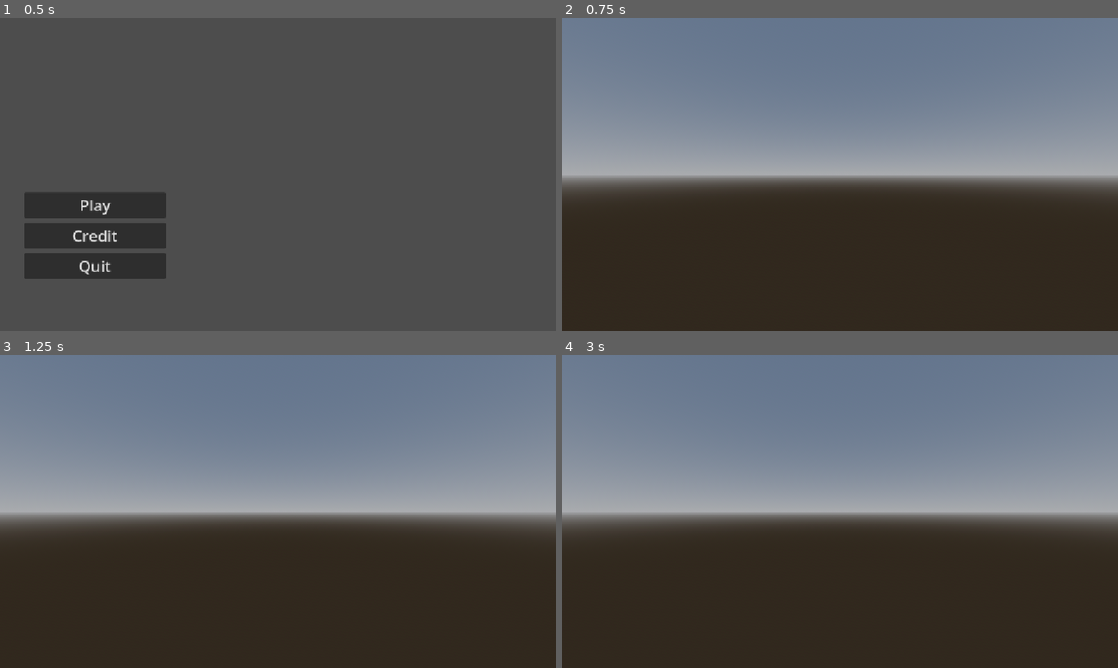
Above: before the commit, frames 1-4 (two rows, left to right).
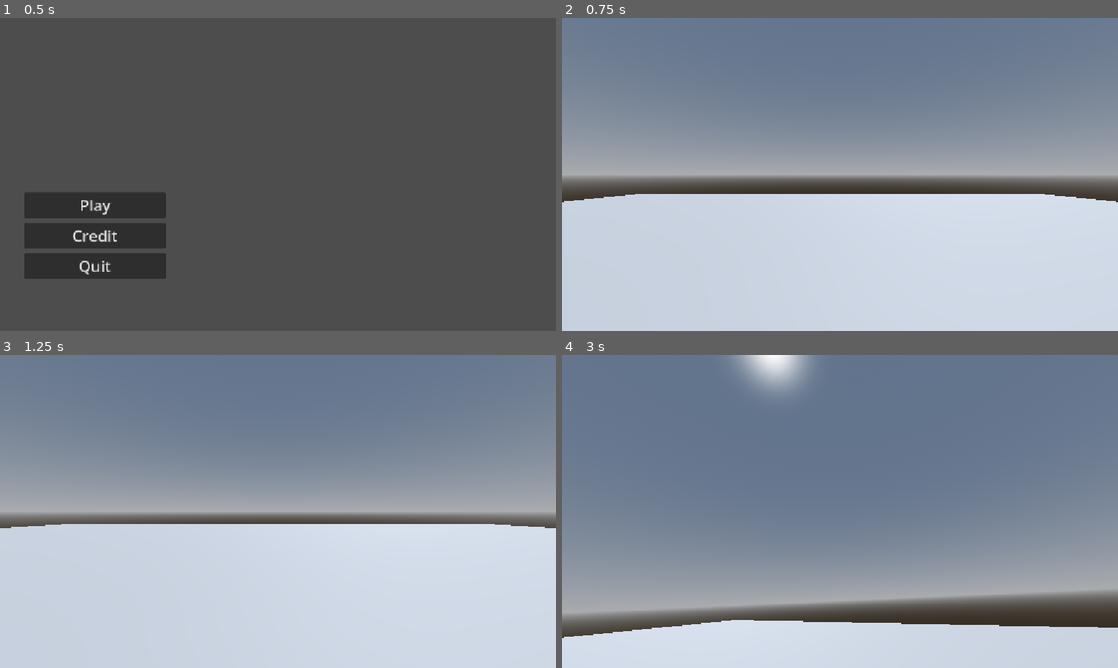
Above: after the commit, the same moments.

Repository: DwarfZtX/Low-Effort-Game-Jam
Game: Godot game, scene res://Menus/menu_princ/menu_princ.tscn
Two runs of this game, one before a commit and one after it. Both use one fixed random seed, a clock stepped at 60 frames per second and the inputs below.
Inputs (mouse positions are in pixels of both pictures, inside the frame that each line leads up to):
- Up to frame 1 (0.5 s): no input
- Up to frame 2 (0.75 s): click "Play" at 0.5 s
- Up to frame 3 (1.25 s): no input
- Up to frame 4 (3 s): tap Enter (ui_accept) at 1.25, 1.35 s; move the mouse to (962, 495) at 1.27 s; hold Right (ui_right) 1.28-2.03 s; hold Shift (sprint, bound only after the commit) 1.28-2.03 s; tap Space (saut, bound only after the commit) at 1.52, 1.82, 2.27, 2.3, 2.57, 2.85 s; move the mouse to (728, 527) at 2.02 s; hold Down (ui_down) 2.03-2.78 s; tap Shift (sprint, bound only after the commit) at 2.1 s; move the mouse to (895, 442) at 2.77 s; hold Right (ui_right) from 2.78 s (still down)

Frame 1 is identical in both runs. In frame 2, 43% of the frame differs, in the area x 0-100%, y 56-100%; in frame 3, 46%; in frame 4, 65%, in the area x 0-100%, y 0-100%.

Commit message:
ajout du déplacement du jeu
Signed-off-by: Hugo <Hugo.Joubat.Etu@univ-lemans.fr>

Diff:
--- a/Godot/low-effort-game-jam/Menus/menu_princ/menu_princ.gd
+++ b/Godot/low-effort-game-jam/Menus/menu_princ/menu_princ.gd
@@ -3,12 +3,9 @@
 
 # Called when the node enters the scene tree for the first time.
 func _ready() -> void:
-	pass # Replace with function body.
+	Input.mouse_mode = Input.MOUSE_MODE_CONFINED
 
 
-# Called every frame. 'delta' is the elapsed time since the previous frame.
-func _process(delta: float) -> void:
-	pass
 
 
 
--- /dev/null
+++ b/Godot/low-effort-game-jam/Player/head.gd
@@ -0,0 +1,42 @@
+extends Node3D
+
+@onready var headAnchor = $headAnchor
+@onready var camera_node = $headAnchor/Camera3D
+
+
+# Bobbing
+var head_bob_amount = 0.5
+
+var headAnchorDefaultPos = Vector3(0.0,0.0,0.0)
+var headAnchorDefaultRot = Vector3(0.0,0.0,0.0)
+
+# Tilting
+var cam_rotation_amount = 0.05
+
+var headAnchorRotationTilt = Vector3.ZERO
+var headAnchorPositionBob = Vector3.ZERO
+
+
+func _physics_process(delta: float) -> void:
+	headAnchor.position = headAnchorPositionBob
+	headAnchor.rotation = headAnchorRotationTilt
+
+
+
+
+
+func cam_tilt(input_x,delta):
+	if self:
+		headAnchorRotationTilt.z = lerp(headAnchorRotationTilt.z , -input_x * cam_rotation_amount , 10* delta)
+
+
+func head_bob(vel:float,delta):
+	if headAnchor:
+		if vel >0.5 and get_parent().is_on_floor():
+			var bob_amount = 0.02 * vel
+			var bob_freq = 0.01
+			headAnchorPositionBob.y = lerp(headAnchorPositionBob.y, headAnchorDefaultPos.y + sin(Time.get_ticks_msec() * bob_freq) * bob_amount , 10*delta)
+			headAnchorPositionBob.x = lerp(headAnchorPositionBob.x, headAnchorDefaultPos.x + sin(Time.get_ticks_msec() * bob_freq *0.5 ) * bob_amount , 10*delta)
+		else :
+			headAnchorPositionBob.y = lerp(headAnchorPositionBob.y, headAnchorDefaultPos.y,10*delta)
+			headAnchorPositionBob.x = lerp(headAnchorPositionBob.x, headAnchorDefaultPos.x,10*delta)
--- a/Godot/low-effort-game-jam/Player/iu.tscn
+++ b/Godot/low-effort-game-jam/Player/iu.tscn
@@ -7,3 +7,4 @@
 anchor_bottom = 1.0
 grow_horizontal = 2
 grow_vertical = 2
+mouse_filter = 2
--- a/Godot/low-effort-game-jam/Player/player.gd
+++ b/Godot/low-effort-game-jam/Player/player.gd
@@ -1,28 +1,72 @@
 extends CharacterBody3D
 
 
-const SPEED = 5.0
-const JUMP_VELOCITY = 4.5
+const SPEED = 4.0
+const SPRINT = 9.0
+const JUMP_VELOCITY = 6.5
+const SENSI = 0.002
+const SENSI_SCOPE_DIVIDER = 5
+
+@onready var head = $head
+
+var speed
+var gravity = 10
+var mouse_input = Vector2.ZERO
+var instance
+
+# variable de gestion de la vie
+@export var life = 200
+@export var max_life = 200
+
+
+func _ready():
+	Input.mouse_mode = Input.MOUSE_MODE_CAPTURED
+
+
+func _unhandled_input(event):
+	#rotation joueur et camera
+	if event is InputEventMouseMotion :
+		var sensi = SENSI
+		#if head.is_scoping:
+		#	sensi = SENSI / SENSI_SCOPE_DIVIDER
+		rotate_y(-event.relative.x * sensi)
+		head.rotate_x(-event.relative.y * sensi)
+		head.rotation.x = clamp(head.rotation.x ,-PI/2 ,PI/2)
+		mouse_input = event.relative
+
+
 
 
 func _physics_process(delta: float) -> void:
-	# Add the gravity.
 	if not is_on_floor():
-		velocity += get_gravity() * delta
+		velocity.y -= gravity * delta
 
-	# Handle jump.
-	if Input.is_action_just_pressed("ui_accept") and is_on_floor():
+
+	if Input.is_action_pressed("sprint"):
+		speed = SPRINT
+	else :
+		speed = SPEED
+
+
+	if Input.is_action_just_pressed("saut") and is_on_floor():
 		velocity.y = JUMP_VELOCITY
 
-	# Get the input direction and handle the movement/deceleration.
-	# As good practice, you should replace UI actions with custom gameplay actions.
-	var input_dir := Input.get_vector("ui_left", "ui_right", "ui_up", "ui_down")
-	var direction := (transform.basis * Vector3(input_dir.x, 0, input_dir.y)).normalized()
-	if direction:
-		velocity.x = direction.x * SPEED
-		velocity.z = direction.z * SPEED
-	else:
-		velocity.x = move_toward(velocity.x, 0, SPEED)
-		velocity.z = move_toward(velocity.z, 0, SPEED)
+
+	var input_dir = Input.get_vector("gauche", "droite", "haut", "bas")
+	var direction = (transform.basis * Vector3(input_dir.x, 0, input_dir.y)).normalized()
+	if is_on_floor():
+		if direction:
+			velocity.x = direction.x * speed
+			velocity.z = direction.z * speed
+		else :
+			velocity.x /= 1.2
+			velocity.z /= 1.2
+	else :
+		if direction :
+			velocity.x = lerp(velocity.x,direction.x * speed,delta * 2.0)
+			velocity.z = lerp(velocity.z,direction.z * speed,delta * 2.0)
 
 	move_and_slide()
+
+	head.head_bob(velocity.length(),delta)
+	head.cam_tilt(input_dir.x,delta)
--- a/Godot/low-effort-game-jam/Player/player.tscn
+++ b/Godot/low-effort-game-jam/Player/player.tscn
@@ -1,6 +1,7 @@
 [gd_scene format=3 uid="uid://d1ue50yc44lyw"]
 
 [ext_resource type="Script" uid="uid://dnsx33srqia4i" path="res://Player/player.gd" id="1_l8h54"]
+[ext_resource type="Script" uid="uid://cl0k6m0h7ro7b" path="res://Player/head.gd" id="2_4ntmi"]
 
 [sub_resource type="CapsuleShape3D" id="CapsuleShape3D_hvfyp"]
 
@@ -9,10 +10,13 @@
 [node name="Player" type="CharacterBody3D" unique_id=225424705]
 script = ExtResource("1_l8h54")
 
-[node name="Head" type="Node3D" parent="." unique_id=883889354]
+[node name="head" type="Node3D" parent="." unique_id=883889354]
 transform = Transform3D(1, 0, 0, 0, 1, 0, 0, 0, 1, 0, 0.5, 0)
+script = ExtResource("2_4ntmi")
 
-[node name="Camera3D" type="Camera3D" parent="Head" unique_id=1952656911]
+[node name="headAnchor" type="Node3D" parent="head" unique_id=84861536]
+
+[node name="Camera3D" type="Camera3D" parent="head/headAnchor" unique_id=1952656911]
 
 [node name="CollisionShape3D" type="CollisionShape3D" parent="." unique_id=894400215]
 shape = SubResource("CapsuleShape3D_hvfyp")
--- a/Godot/low-effort-game-jam/World/world.tscn
+++ b/Godot/low-effort-game-jam/World/world.tscn
@@ -25,5 +25,12 @@
 shadow_enabled = true
 
 [node name="Player" parent="." unique_id=225424705 instance=ExtResource("1_8a836")]
+transform = Transform3D(1, 0, 0, 0, 1, 0, 0, 0, 1, 0, 2.5665429, 0)
 
 [node name="IU" parent="." unique_id=1924080377 instance=ExtResource("2_j8job")]
+
+[node name="Environment" type="Node3D" parent="." unique_id=1842560706]
+
+[node name="CSGBox3D" type="CSGBox3D" parent="Environment" unique_id=2031439698]
+use_collision = true
+size = Vector3(50, 1, 50)
--- a/Godot/low-effort-game-jam/project.godot
+++ b/Godot/low-effort-game-jam/project.godot
@@ -23,8 +23,65 @@
 
 [display]
 
+window/size/mode=3
 window/stretch/mode="canvas_items"
 window/stretch/aspect="expand"
+
+[input]
+
+haut={
+"deadzone": 0.2,
+"events": [Object(InputEventKey,"resource_local_to_scene":false,"resource_name":"","device":-1,"window_id":0,"alt_pressed":false,"shift_pressed":false,"ctrl_pressed":false,"meta_pressed":false,"pressed":false,"keycode":0,"physical_keycode":87,"key_label":0,"unicode":122,"location":0,"echo":false,"script":null)
+, Object(InputEventKey,"resource_local_to_scene":false,"resource_name":"","device":-1,"window_id":0,"alt_pressed":false,"shift_pressed":false,"ctrl_pressed":false,"meta_pressed":false,"pressed":false,"keycode":0,"physical_keycode":4194320,"key_label":0,"unicode":0,"location":0,"echo":false,"script":null)
+]
+}
+bas={
+"deadzone": 0.2,
+"events": [Object(InputEventKey,"resource_local_to_scene":false,"resource_name":"","device":-1,"window_id":0,"alt_pressed":false,"shift_pressed":false,"ctrl_pressed":false,"meta_pressed":false,"pressed":false,"keycode":0,"physical_keycode":83,"key_label":0,"unicode":115,"location":0,"echo":false,"script":null)
+, Object(InputEventKey,"resource_local_to_scene":false,"resource_name":"","device":-1,"window_id":0,"alt_pressed":false,"shift_pressed":false,"ctrl_pressed":false,"meta_pressed":false,"pressed":false,"keycode":0,"physical_keycode":4194322,"key_label":0,"unicode":0,"location":0,"echo":false,"script":null)
+]
+}
+gauche={
+"deadzone": 0.2,
+"events": [Object(InputEventKey,"resource_local_to_scene":false,"resource_name":"","device":-1,"window_id":0,"alt_pressed":false,"shift_pressed":false,"ctrl_pressed":false,"meta_pressed":false,"pressed":false,"keycode":0,"physical_keycode":65,"key_label":0,"unicode":113,"location":0,"echo":false,"script":null)
+, Object(InputEventKey,"resource_local_to_scene":false,"resource_name":"","device":-1,"window_id":0,"alt_pressed":false,"shift_pressed":false,"ctrl_pressed":false,"meta_pressed":false,"pressed":false,"keycode":0,"physical_keycode":4194319,"key_label":0,"unicode":0,"location":0,"echo":false,"script":null)
+]
+}
+droite={
+"deadzone": 0.2,
+"events": [Object(InputEventKey,"resource_local_to_scene":false,"resource_name":"","device":-1,"window_id":0,"alt_pressed":false,"shift_pressed":false,"ctrl_pressed":false,"meta_pressed":false,"pressed":false,"keycode":0,"physical_keycode":68,"key_label":0,"unicode":100,"location":0,"echo":false,"script":null)
+, Object(InputEventKey,"resource_local_to_scene":false,"resource_name":"","device":-1,"window_id":0,"alt_pressed":false,"shift_pressed":false,"ctrl_pressed":false,"meta_pressed":false,"pressed":false,"keycode":0,"physical_keycode":4194321,"key_label":0,"unicode":0,"location":0,"echo":false,"script":null)
+]
+}
+saut={
+"deadzone": 0.2,
+"events": [Object(InputEventKey,"resource_local_to_scene":false,"resource_name":"","device":-1,"window_id":0,"alt_pressed":false,"shift_pressed":false,"ctrl_pressed":false,"meta_pressed":false,"pressed":false,"keycode":0,"physical_keycode":32,"key_label":0,"unicode":32,"location":0,"echo":false,"script":null)
+]
+}
+"click droit"={
+"deadzone": 0.2,
+"events": [Object(InputEventMouseButton,"resource_local_to_scene":false,"resource_name":"","device":-1,"window_id":0,"alt_pressed":false,"shift_pressed":false,"ctrl_pressed":false,"meta_pressed":false,"button_mask":2,"position":Vector2(251, 10),"global_position":Vector2(260, 58),"factor":1.0,"button_index":2,"canceled":false,"pressed":true,"double_click":false,"script":null)
+]
+}
+"click gauche"={
+"deadzone": 0.2,
+"events": [Object(InputEventMouseButton,"resource_local_to_scene":false,"resource_name":"","device":-1,"window_id":0,"alt_pressed":false,"shift_pressed":false,"ctrl_pressed":false,"meta_pressed":false,"button_mask":1,"position":Vector2(193, 5),"global_position":Vector2(202, 53),"factor":1.0,"button_index":1,"canceled":false,"pressed":true,"double_click":false,"script":null)
+]
+}
+sprint={
+"deadzone": 0.2,
+"events": [Object(InputEventKey,"resource_local_to_scene":false,"resource_name":"","device":-1,"window_id":0,"alt_pressed":false,"shift_pressed":false,"ctrl_pressed":false,"meta_pressed":false,"pressed":false,"keycode":0,"physical_keycode":4194325,"key_label":0,"unicode":0,"location":0,"echo":false,"script":null)
+]
+}
+dash={
+"deadzone": 0.2,
+"events": []
+}
+interact={
+"deadzone": 0.2,
+"events": [Object(InputEventKey,"resource_local_to_scene":false,"resource_name":"","device":-1,"window_id":0,"alt_pressed":false,"shift_pressed":false,"ctrl_pressed":false,"meta_pressed":false,"pressed":false,"keycode":0,"physical_keycode":69,"key_label":0,"unicode":101,"location":0,"echo":false,"script":null)
+]
+}
 
 [physics]
 
Not shown, added: Godot/low-effort-game-jam/Player/head.gd.uid
